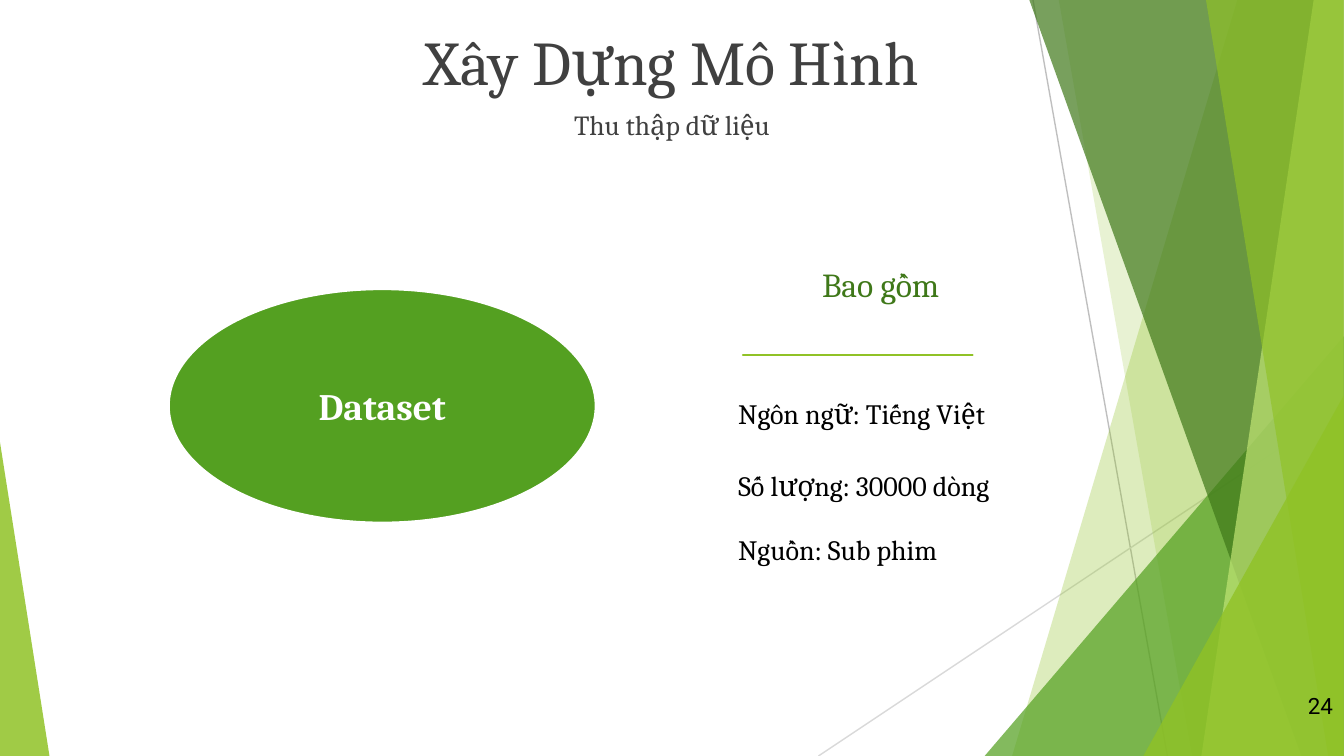
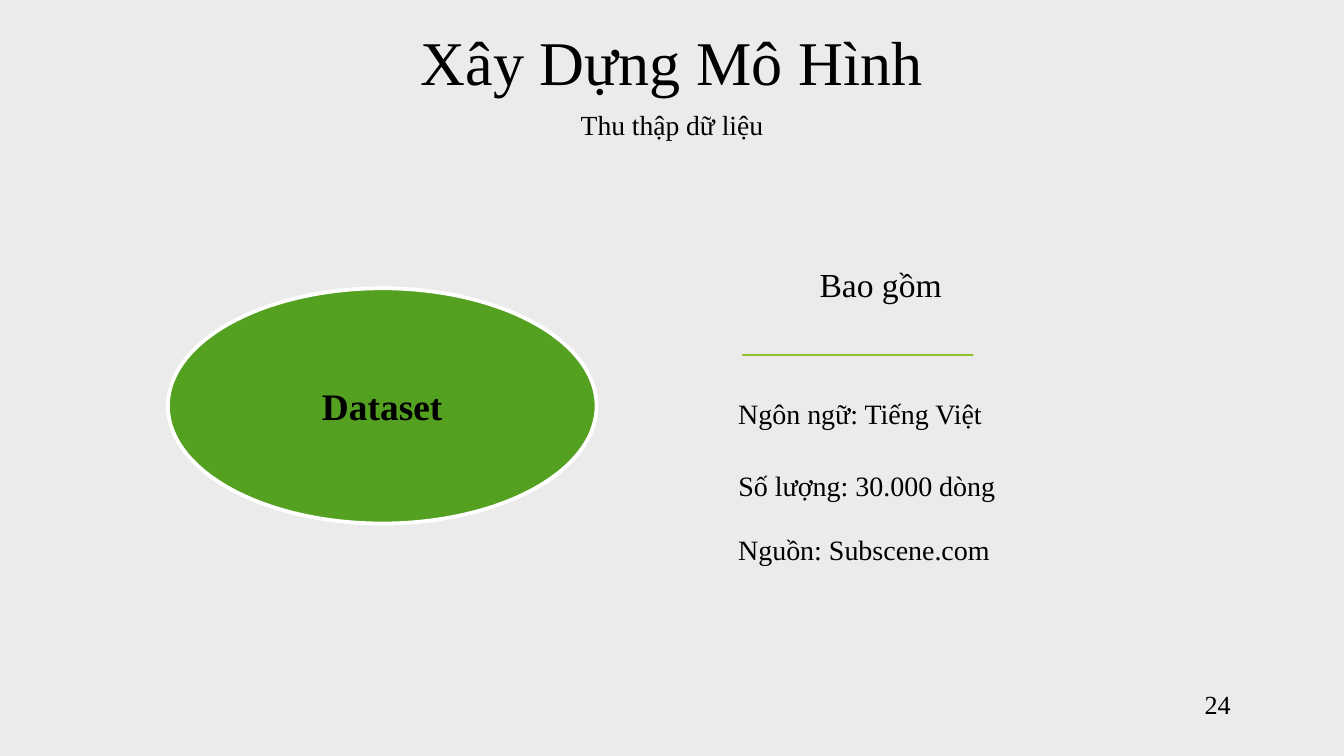
Before and after one commit to vanvibig/BaoCaoLuanVan, a slide deck: slide 24 of LVTN_Vi.pptx. Drawn at 1344x756 pixels with LibreOffice and Linux fonts; fonts in the diff are those of the drawing. Boxes give left, top, right and bottom in pixels: in the first picture for what was removed or moved away, otherwise in the second. Text is boxed around its words. In the diff, an @@ line names an element or a change of style, - is before the commit and + after.

```diff
--- a/LVTN_Vi.pptx
+++ b/LVTN_Vi.pptx
@@ background #FFFFFF to #EBEBEB @@
@@ text "Xây Dựng Mô Hình" at [421, 41, 922, 97]: font Cambria to Times New Roman, text colour #404040 to #000000 @@
@@ text "Thu thập dữ liệu" at [581, 115, 763, 140]: font Cambria to Times New Roman, text colour #404040 to #000000 @@
@@ text "Bao gồm" at [820, 272, 942, 304]: font Cambria to Times New Roman, text colour #3F7819 to #000000 @@
@@ ellipse "Dataset" at [168, 289, 597, 524]: font Cambria to Times New Roman, text colour #FFFFFF to #000000 @@
@@ text "Ngôn ngữ: Tiếng Việt" at [738, 403, 981, 430]: font Cambria to Times New Roman @@
@@ group removed at [0, 0, 1344, 756]: 5 freeform shapes, 3 triangles, 2 lines @@
@@ text at [738, 475, 995, 501]: text changed; font Cambria to Times New Roman @@
-Số lượng: 30000 dòng
+Số lượng: 30.000 dòng
@@ text at [738, 539, 990, 565]: text changed; font Cambria to Times New Roman @@
-Nguồn: Sub phim
+Nguồn: Subscene.com
@@ page number: place and size @@
-page number at [1308, 698, 1333, 714]
+page number at [1205, 696, 1231, 714]
@@ page number at [1205, 696, 1231, 714]: size 12 to 14 pt, font Roboto to Times New Roman @@
```
Also in this commit, not shown: 35 other slides changed, 2 slides added, 1 slide removed, 1 other file.
